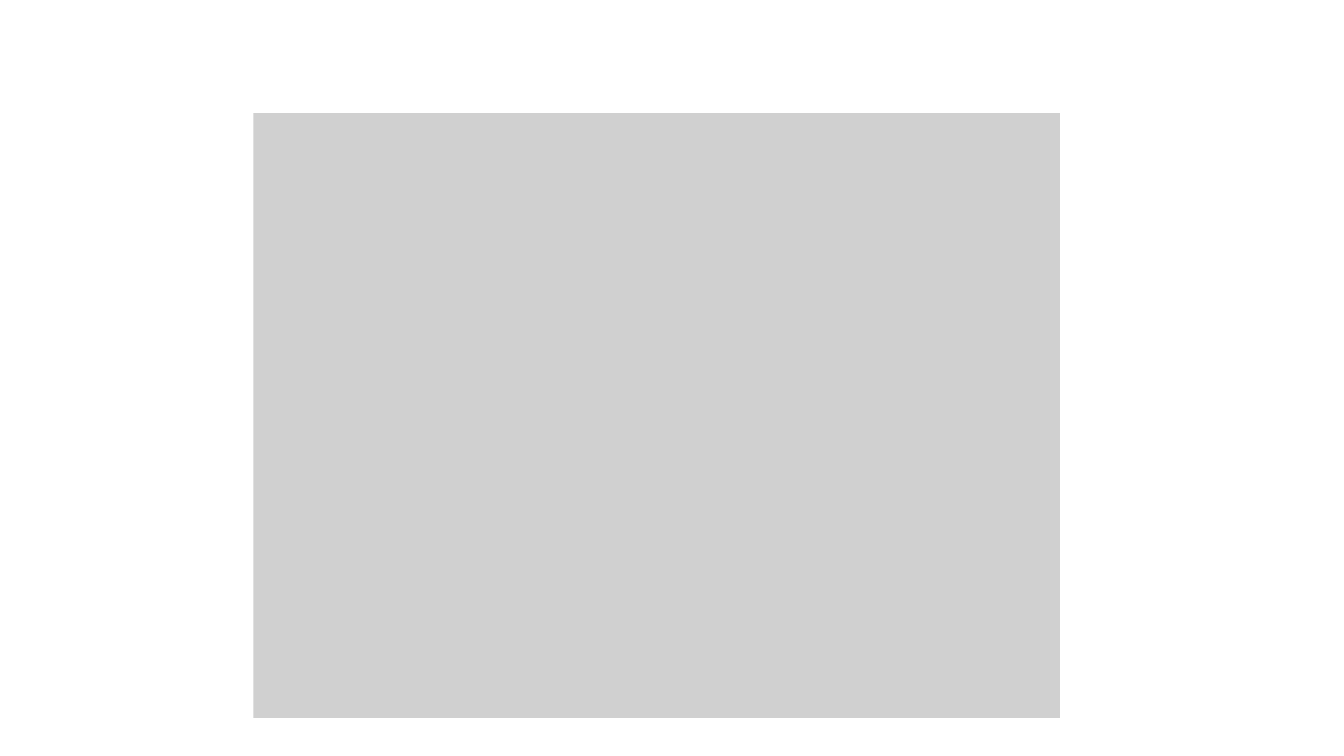
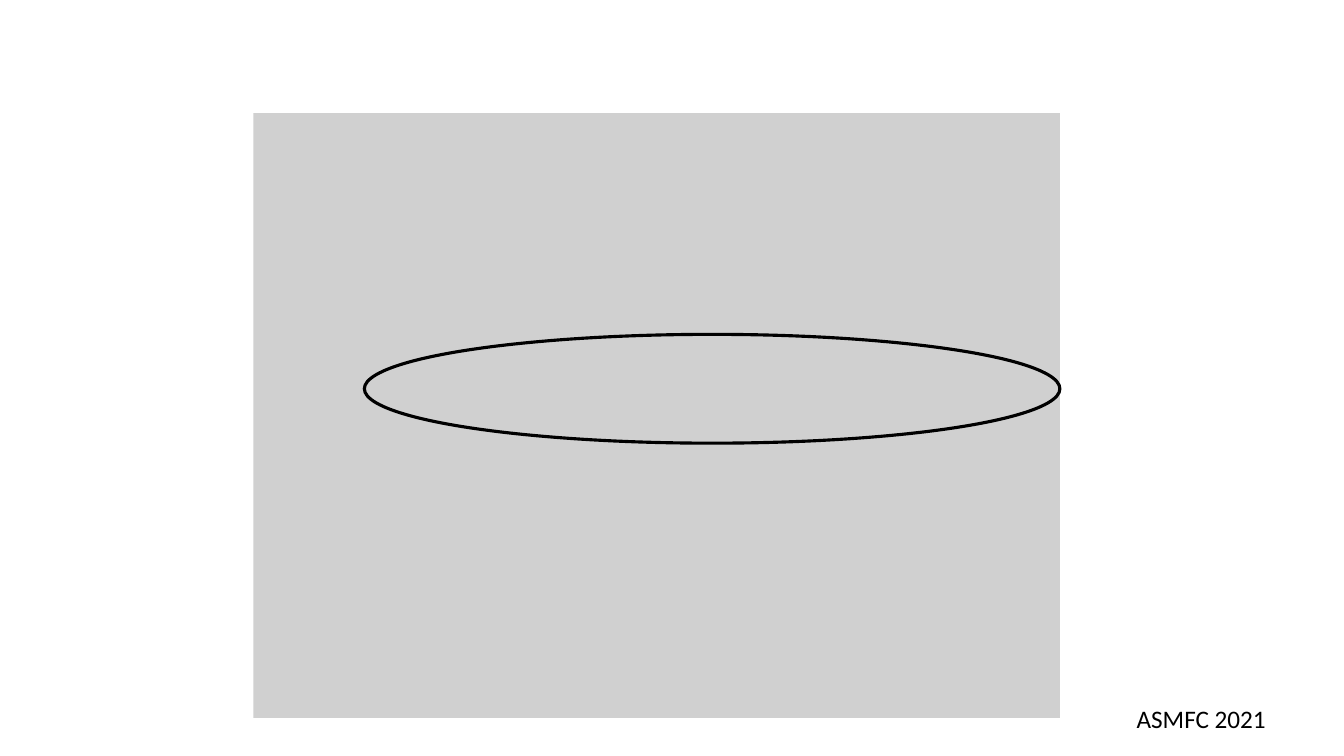
Before and after one commit to kevintshoemaker/NRES-470, a slide deck: slide 17 of REKN2.pptx (slide 14 before the commit). Drawn at 1344x756 pixels with LibreOffice and Linux fonts; fonts in the diff are those of the drawing; grey boxes stand for pictures. Boxes give left, top, right and bottom in pixels: in the first picture for what was removed or moved away, otherwise in the second. Text is boxed around its words. In the diff, an @@ line names an element or a change of style, - is before the commit and + after.

```diff
--- a/REKN2.pptx
+++ b/REKN2.pptx
@@ ellipse added at [364, 335, 1060, 444], outline #000000 2.25 pt @@
@@ text added at [1137, 711, 1266, 728], 18 pt, text #000000 @@
+ASMFC 2021
```
Also in this commit, not shown: 3 other slides changed, 9 slides added, 29 slides removed, 3 other files.
